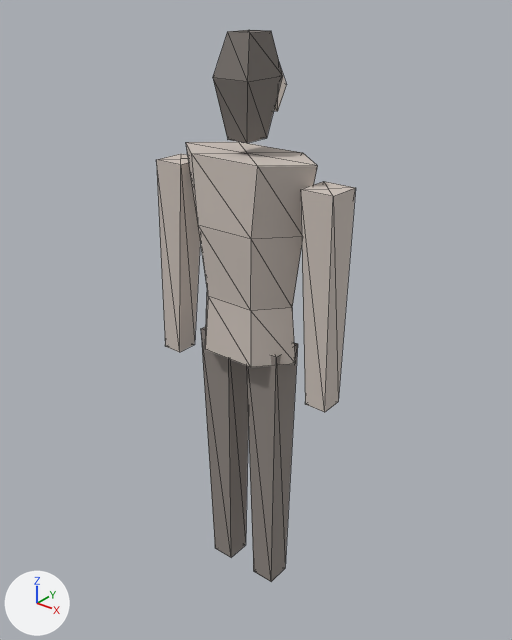
What one commit did to the glTF model public/assets/race/spectator.glb.
One viewpoint serves both versions: a 50 mm camera at (1.12, -1.366, 1.816) aimed at (-0.013, 0.051, 0.937). Lighting does not change. The marker at lower left points along +X, +Y and +Z. The older version comes first. Mesh edges are drawn as thin lines. Vertices at exactly the same position are counted once.

Objects in the first picture: 'head', 'legs', 'torso' and 1 more.
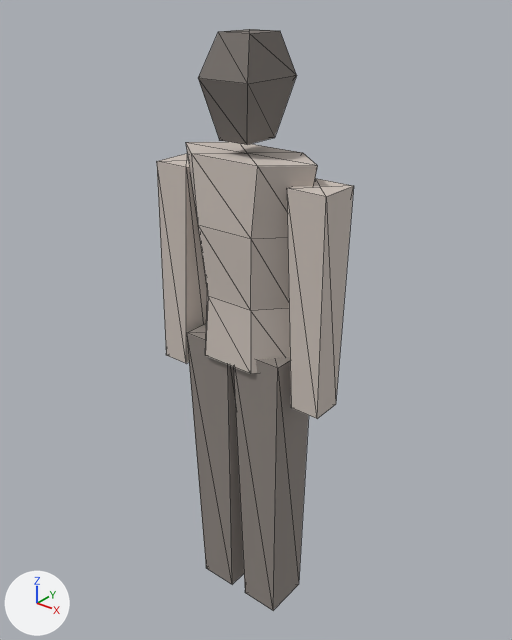
The edits, one by one:
me_torso is used by ob_torso; location (0.0, 0.0, 0.0).
me_torso had 46 vertices, 80 faces and spanned x -0.291..0.291, y -0.094..0.094, z 0.8..1.42.
me_torso now has 46 vertices, 80 faces and spans x -0.276..0.276, y -0.094..0.094, z 0.78..1.42.
me_torso part 1: 27 of 46 vertices moved; they spanned x -0.291..0.291, y -0.091..0.091, z 0.8..1.37 and now span x -0.276..0.276, y -0.091..0.091, z 0.78..1.37; mean shift (0.0, 0.0, -0.013); largest move (-0.229, 0.02, 0.8) -> (-0.192, 0.033, 0.78).
me_head is used by ob_head; location (0.0, 0.0, 0.0).
me_head had 14 vertices, 24 faces and spanned x -0.053..0.053, y -0.062..0.07, z 1.455..1.7.
me_head now has 14 vertices, 24 faces and spans x -0.075..0.075, y -0.089..0.097, z 1.455..1.7.
me_head part 2: 12 of 14 vertices moved; they spanned x -0.053..0.053, y -0.062..0.07, z 1.455..1.7 and now span x -0.075..0.075, y -0.089..0.097, z 1.455..1.7; mean shift (0.0, 0.0, 0.0); largest move (0.053, -0.062, 1.6) -> (0.075, -0.089, 1.6).
me_legs is used by ob_legs; location (0.0, 0.0, 0.0).
me_legs had 20 vertices, 32 faces and spanned x -0.135..0.135, y -0.049..0.049, z 0.09..0.91.
me_legs now has 20 vertices, 32 faces and spans x -0.163..0.163, y -0.079..0.082, z 0.0..0.9.
me_legs part 3: 20 of 20 vertices moved; they spanned x -0.135..0.135, y -0.049..0.049, z 0.09..0.91 and now span x -0.163..0.163, y -0.079..0.082, z 0.0..0.9; mean shift (0.0, 0.006, -0.05).

Changed parts and their boxes [x1, y1, x2, y2] in the pictures (512 x 640 px; the box of a moved part takes in the faces that stretch with it):
'torso', reshaped: before [156, 142, 356, 412]; after [157, 142, 354, 419]
'legs', reshaped (26% wider, 12% taller): before [201, 327, 298, 582]; after [187, 323, 309, 610]
'head', reshaped (41% wider): before [213, 30, 283, 143]; after [198, 29, 297, 145]
part 1 of me_torso, moved or reshaped: before [156, 154, 356, 412]; after [157, 154, 354, 419]
